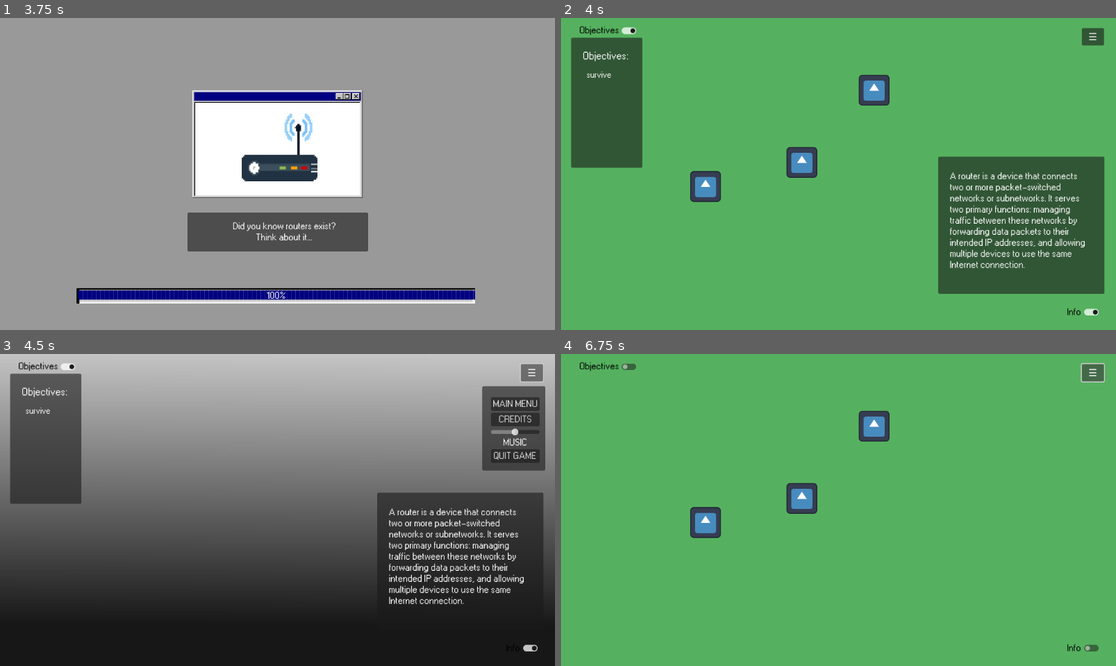
Above: before the commit, frames 1-4 (two rows, left to right).
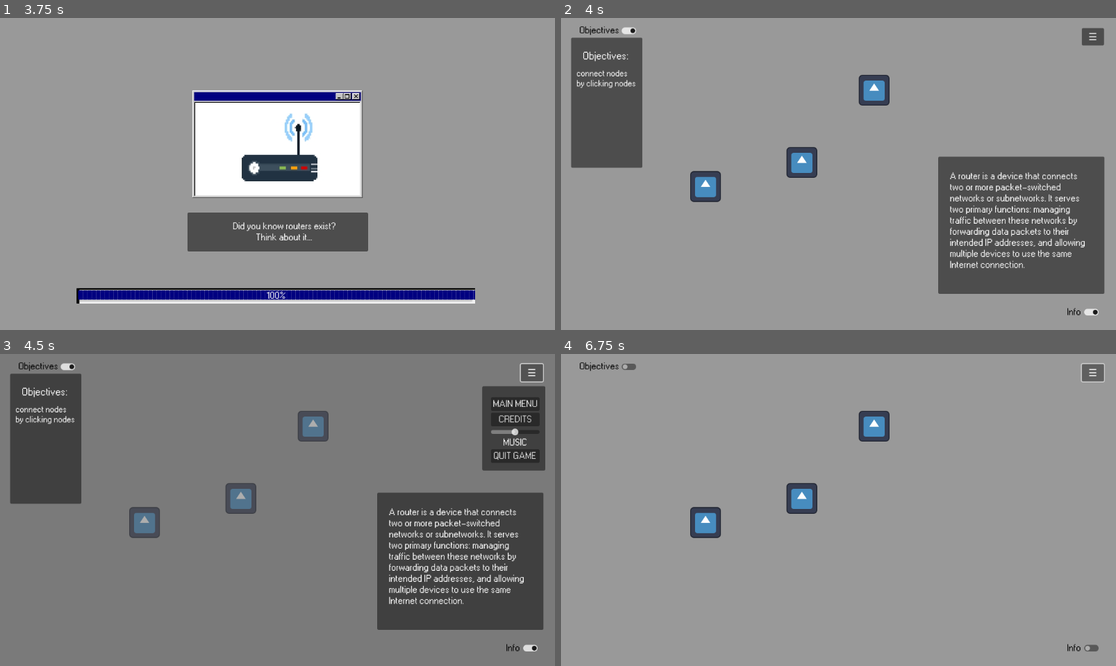
Above: after the commit, the same moments.

Repository: BcubeStudios/Netspace-Game
Game: Godot game, scene res://scenes/opening.tscn
Same seed, same stepped clock (60 frames per second), same inputs: the game is played once before the commit and once after it. The engine's default icon, where the game draws it, is replaced by a stand-in: a white triangle on a blue panel in a dark square.
Inputs (mouse positions are in pixels of both pictures, inside the frame that each line leads up to):
- Up to frame 1 (3.75 s): click "☰" at 0.5 s; click "☰" at 1.25 s; click "START GAME" at 2 s; move the mouse to (399, 158) at 2.77 s; click (399, 158) at 2.92 s; tap Enter at 3.5 s; move the mouse to (166, 189) at 3.52 s; click (166, 189) at 3.67 s
- Up to frame 2 (4 s): no input
- Up to frame 3 (4.5 s): click "☰" at 4.25 s
- Up to frame 4 (6.75 s): click "Info" at 5 s; click "Objectives" at 5.75 s; click "☰" at 6.5 s

Frame 1 is identical in both runs. In frame 2, 96% of the frame differs, in the area x 0-100%, y 0-100%; in frame 3, 65%; in frame 4, 98%.

Commit message:
cosmetic changes

Diff:
--- a/GodotWorkspace/scenes/demo_level.tscn
+++ b/GodotWorkspace/scenes/demo_level.tscn
@@ -8,13 +8,8 @@
 
 [sub_resource type="StyleBoxFlat" id="StyleBoxFlat_yw0v8"]
 
-[sub_resource type="Gradient" id="Gradient_0q1oc"]
-colors = PackedColorArray(0, 0, 0, 0.705882, 1, 1, 1, 0.705882)
-
-[sub_resource type="GradientTexture2D" id="GradientTexture2D_setfy"]
-gradient = SubResource("Gradient_0q1oc")
-fill_from = Vector2(0.53211, 0.830275)
-fill_to = Vector2(0.541284, 0)
+[sub_resource type="StyleBoxFlat" id="StyleBoxFlat_7cmm0"]
+bg_color = Color(0.352941, 0.352941, 0.352941, 0.498039)
 
 [node name="demo_level" type="Node2D"]
 script = ExtResource("1_j08t0")
@@ -33,11 +28,13 @@
 stream = ExtResource("3_ruto6")
 autoplay = true
 
-[node name="overlay" type="Sprite2D" parent="."]
+[node name="overlay" type="Panel" parent="."]
 visible = false
-position = Vector2(568, 334.5)
-scale = Vector2(18.875, 11.1094)
-texture = SubResource("GradientTexture2D_setfy")
+offset_left = -36.0
+offset_top = -10.0
+offset_right = 1175.0
+offset_bottom = 677.0
+theme_override_styles/panel = SubResource("StyleBoxFlat_7cmm0")
 
 [node name="HUD" type="Control" parent="."]
 layout_mode = 3
@@ -139,13 +136,15 @@
 
 [node name="objectivesLabel" type="Label" parent="HUD/objectivesPanel"]
 layout_mode = 0
-offset_left = 32.0
-offset_top = 69.0
-offset_right = 90.0
-offset_bottom = 92.0
+offset_left = 11.0
+offset_top = 66.0
+offset_right = 139.0
+offset_bottom = 236.0
 theme = ExtResource("2_rkssa")
 theme_override_font_sizes/font_size = 18
-text = "survive"
+text = "connect nodes
+by clicking nodes
+"
 
 [connection signal="pressed" from="HUD/settingButton" to="." method="_on_setting_button_pressed"]
 [connection signal="toggled" from="HUD/infoToggle" to="." method="_on_info_toggle_toggled"]
--- a/GodotWorkspace/scenes/director.tscn
+++ b/GodotWorkspace/scenes/director.tscn
@@ -4,7 +4,6 @@
 [ext_resource type="PackedScene" uid="uid://d0h00g4ba8ubu" path="res://scenes/phedge.tscn" id="3_s8nuh"]
 
 [sub_resource type="StyleBoxFlat" id="StyleBoxFlat_0n6cs"]
-bg_color = Color(0.333333, 0.694118, 0.372549, 1)
 
 [node name="Director" type="Control"]
 layout_mode = 3
--- a/GodotWorkspace/scenes/phedge.tscn
+++ b/GodotWorkspace/scenes/phedge.tscn
@@ -7,5 +7,3 @@
 
 [node name="Line2D" type="Line2D" parent="."]
 default_color = Color(0, 0, 0, 1)
-
-[node name="Sprite2D" type="Sprite2D" parent="."]
--- a/GodotWorkspace/scripts/Phedge.gd
+++ b/GodotWorkspace/scripts/Phedge.gd
@@ -15,7 +15,7 @@
 
 func _draw():
 	if is_active():
-		draw_line(origin.coords, end, colour, 2)
+		draw_line(origin.coords, end, colour, 4)
 	pass
 
 # Called every frame. 'delta' is the elapsed time since the previous frame.
--- a/GodotWorkspace/scripts/demo_level.gd
+++ b/GodotWorkspace/scripts/demo_level.gd
@@ -15,16 +15,13 @@
 func settingsMenu():
 	var setting_panel = $HUD/settingPanel
 	var overlay = $overlay
-	var level = $backgroundPanel
 	if setting_on:
 		setting_panel.hide()
 		overlay.hide()
-		level.show()
 		Engine.time_scale = 1
 	else :
 		setting_panel.show()
 		overlay.show()
-		level.hide()
 		Engine.time_scale = 0
 	setting_on = !setting_on
 pass
Not shown: 1 places in GodotWorkspace/scenes/demo_level.tscn that only renumber resources
